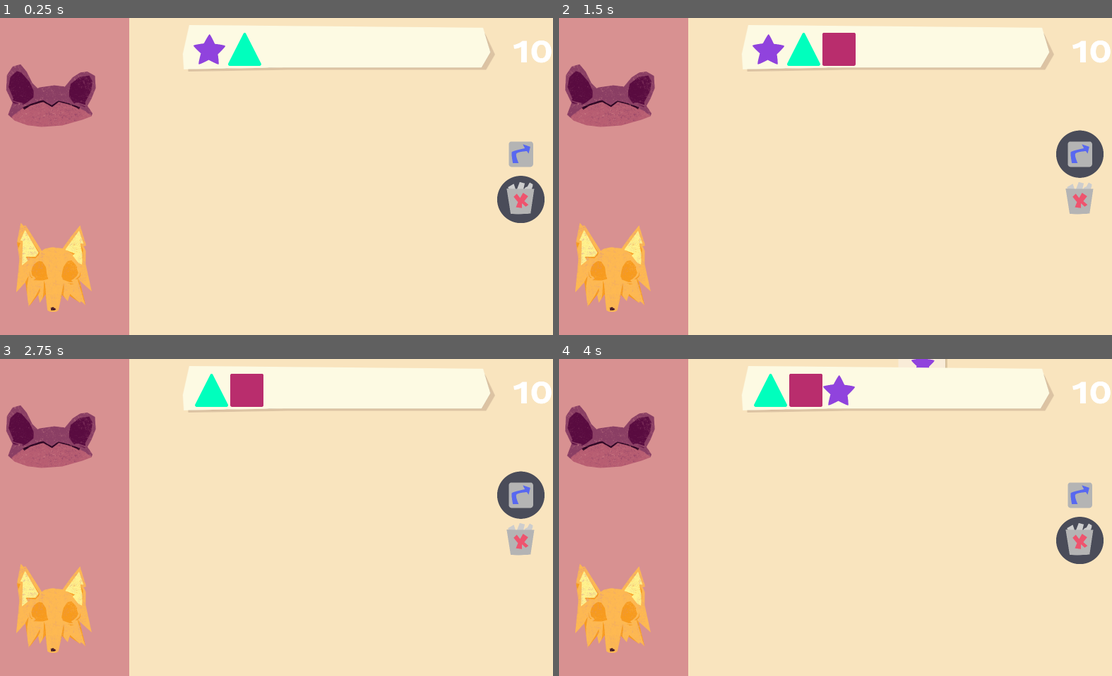
Above: before the commit, frames 1-4 (two rows, left to right).
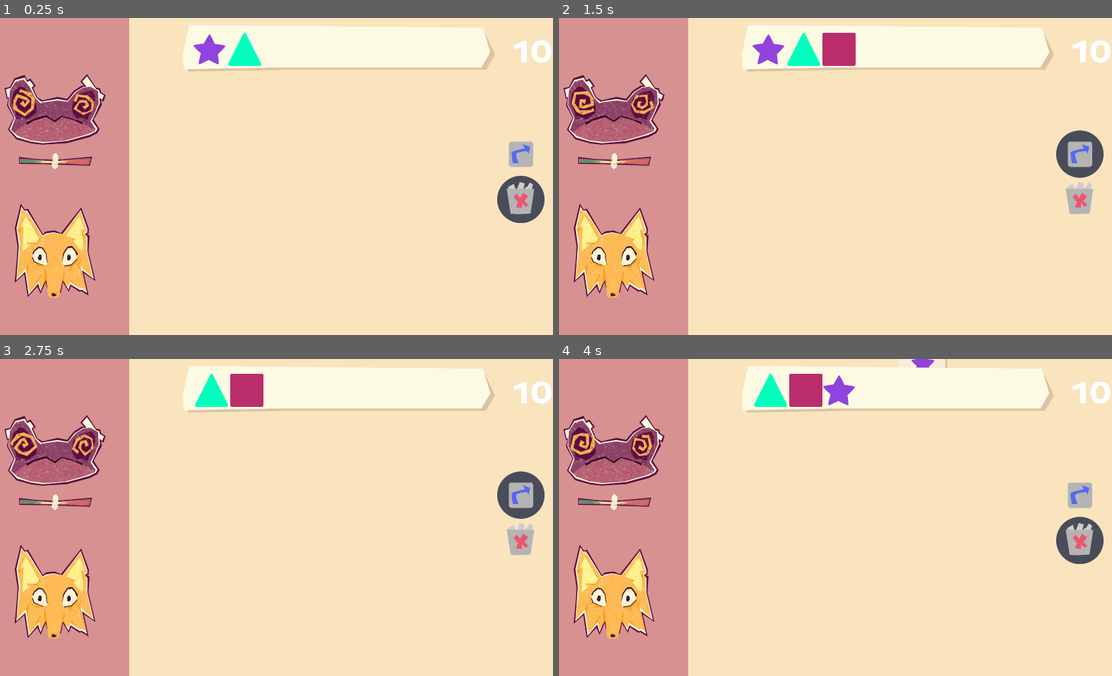
Above: after the commit, the same moments.

Repository: ColchadoM/Paparruchas
Game: Godot game, scene res://Escenas/Ambientes/ZonaJuego.tscn
The game is run twice, just before and just after one commit, with the same random seed, the same clock (stepped at 60 frames per second) and the same inputs. This scene is started directly instead of the project's main scene.
Inputs (mouse positions are in pixels of both pictures, inside the frame that each line leads up to):
- Up to frame 1 (0.25 s): no input
- Up to frame 2 (1.5 s): move the mouse to (951, 160) at 0.52 s; hold A (Add) 0.53-1.28 s; click (951, 160) at 0.67 s; move the mouse to (713, 192) at 1.27 s; tap Z (Change) at 1.35 s; click (713, 192) at 1.42 s
- Up to frame 3 (2.75 s): move the mouse to (326, 447) at 2.02 s; hold Q (Delete) from 2.03 s (still down); click (326, 447) at 2.17 s
- Up to frame 4 (4 s): move the mouse to (802, 580) at 2.77 s; release Q (Delete) at 2.78 s; tap A (Add) at 2.85 s; click (802, 580) at 2.92 s; move the mouse to (1001, 565) at 3.52 s; hold Z (Change) from 3.53 s (still down); click (1001, 565) at 3.67 s

The runs differ from the first frame. In frame 1, 5.6% of the frame differs, in the area x 0-20%, y 14-93%; in frame 2, 5.6%; in frame 3, 5.6%; in frame 4, 5.6%.

Commit message:
:sparkles: cosas nuevas y bonitas

Diff:
--- a/src/Codigos/Globales/Manager.gd
+++ b/src/Codigos/Globales/Manager.gd
@@ -4,7 +4,9 @@
 # Varialbes del juego
 var estadoJuegoActual = EstadoJuego.INACTIVO
 var enPausa:bool = false
-var empaparruchometro: int = 10;
+var maxEmpaparruchamiento:int = 20;
+var minEmpaparruchamiento:int = 0;
+var empaparruchometroActual: int = 10;
 var figurasVerdaderas: Array = [] #{'tipo':valorFigura, 'objeto': figura}
 var eliminandoNoticias: bool = true # si es false esta compartiendo
 
@@ -12,6 +14,7 @@
 signal s_desempaparruchar
 signal s_empaparruchar
 signal s_terminarNivel
+signal s_afueraPantalla(x)
 
 func _ready():
 	pause_mode = PAUSE_MODE_PROCESS
@@ -27,24 +30,24 @@
 
 func _process(delta):
 	if(estadoJuegoActual == EstadoJuego.EN_JUEGO):
-		if(empaparruchometro <= 0):
+		if(empaparruchometroActual <= minEmpaparruchamiento):
 			estadoJuegoActual = EstadoJuego.JUEGO_TERMINADO
 			get_tree().get_root().get_node("ZonaJuego/GameOver").show()
 			emit_signal("s_terminarNivel")
-		elif(empaparruchometro >= 20):
+		elif(empaparruchometroActual >= maxEmpaparruchamiento):
 			estadoJuegoActual = EstadoJuego.JUEGO_PERDIDO
 			get_tree().get_root().get_node("ZonaJuego/GameOver").show()
 			emit_signal("s_terminarNivel")
 
 func empaparruchar(cantidad=1):
-	Manager.empaparruchometro += cantidad
+	Manager.empaparruchometroActual += cantidad
 	emit_signal("s_desempaparruchar")
-	#print(Manager.empaparruchometro)
+	#print(Manager.empaparruchometroActual)
 
 func desempaparruchar(cantidad=1):
-	Manager.empaparruchometro -= cantidad
+	Manager.empaparruchometroActual -= cantidad
 	emit_signal("s_empaparruchar")
-	#print(Manager.empaparruchometro)
+	#print(Manager.empaparruchometroActual)
 
 func _on_Manager_s_empaparruchar():
 	pass # Replace with function body.
--- a/src/Codigos/Locales/Habitats/WikiGenerador.gd
+++ b/src/Codigos/Locales/Habitats/WikiGenerador.gd
@@ -2,11 +2,12 @@
 
 #Imports
 onready var wikiPaquete = preload("res://Escenas/Objetos/VentanaWiki.tscn")
+onready var wikiX = preload("res://Escenas/Objetos/WikiX.tscn")
 
 var generating:bool = false;
 
 func _ready():
-	pass
+	Manager.connect("s_afueraPantalla",self, "mmostarX")
 
 func _process(delta):
 	pass
@@ -26,3 +27,8 @@
 
 func _on_TimerInicio_timeout():
 	Manager.estadoJuegoActual = Manager.EstadoJuego.EN_JUEGO
+
+func mmostarX(x):
+	var newWikiX = wikiX.instance()
+	newWikiX.position = Vector2(x, get_viewport().size.y - 50)
+	add_child(newWikiX);
--- /dev/null
+++ b/src/Codigos/Locales/Objetos/Slider.gd
@@ -0,0 +1,25 @@
+extends Sprite
+
+var minX: int = -140
+var maxX: int = 140
+var actualPaparruchas = 0
+
+func _ready():
+	get_node("Nob").position.x = -actualPaparruchas
+	Manager.connect("s_desempaparruchar",self, "setPaparruchometro")
+	Manager.connect("s_empaparruchar",self, "setPaparruchometro")
+
+func porcentajeEmpaparruchado():
+	return (Manager.empaparruchometroActual * 100)/(Manager.maxEmpaparruchamiento - Manager.minEmpaparruchamiento)
+
+func setPaparruchometro():
+	var porcentaje:float = porcentajeEmpaparruchado() * 0.01
+	var tamanioBarra = abs(minX) + abs(maxX)
+	actualPaparruchas = maxX - (tamanioBarra * porcentaje)
+	#get_node("Nob").position.x = -actualPaparruchas
+
+	var tween = get_node("Tween")
+	tween.interpolate_property(get_node("Nob"), "position",
+			Vector2(get_node("Nob").position.x, get_node("Nob").position.y), Vector2(-actualPaparruchas, get_node("Nob").position.y), 0.2,
+			Tween.TRANS_LINEAR, Tween.EASE_IN_OUT)
+	tween.start()
--- a/src/Codigos/Locales/Objetos/TestText.gd
+++ b/src/Codigos/Locales/Objetos/TestText.gd
@@ -3,7 +3,7 @@
 func _ready():
 	Manager.connect("s_desempaparruchar",self, "updateText")
 	Manager.connect("s_empaparruchar",self, "updateText")
-	text = String(Manager.empaparruchometro)
+	text = String(Manager.empaparruchometroActual)
 
 func updateText():
-	text = String(Manager.empaparruchometro)
+	text = String(Manager.empaparruchometroActual)
--- a/src/Codigos/Locales/Habitats/VentanaWikis.gd
+++ b/src/Codigos/Locales/Objetos/VentanaWikis.gd
@@ -3,7 +3,8 @@
 onready var colision = $CollisionShape2D
 onready var sprite = $Sprite
 onready var audioClick = $AudioClick
-onready var audioDesempaparrucha = $AudioDesempaparrucha
+onready var clicBien = $ClicBien
+onready var clicMal = $ClicMal
 onready var tween = $Tween
 var valorFigura: int = -1
 var clickeada: bool = false
@@ -18,15 +19,17 @@
 			if(Helpers.existFigura(Manager.figurasVerdaderas, valorFigura)):
 				if(Manager.eliminandoNoticias):
 					Manager.empaparruchar()
+					clicMal.play()
 				else:
 					Manager.desempaparruchar()
-					audioDesempaparrucha.play()
+					clicBien.play()
 			else:
 				if(Manager.eliminandoNoticias):
 					Manager.desempaparruchar()
-					audioDesempaparrucha.play()
+					clicBien.play()
 				else:
 					Manager.empaparruchar()
+					clicMal.play()
 			closeAnimation()
 
 
@@ -52,7 +55,9 @@
 func _physics_process(delta):
 	position.y += speed * delta
 	if(position.y > get_viewport().size.y + get_node("Sprite").texture.get_height()):
+		Manager.emit_signal("s_afueraPantalla", position.x)
 		Manager.empaparruchar()
+		clicMal.play()
 		queue_free()
 
 
--- /dev/null
+++ b/src/Codigos/Locales/Objetos/wikiX.gd
@@ -0,0 +1,17 @@
+extends Sprite
+
+func _ready():
+	var tween = get_node("Tween")
+	tween.interpolate_property(self, "scale",
+			Vector2(0, 0), Vector2(0.5, 0.5), 0.2,
+			Tween.TRANS_LINEAR , Tween.EASE_IN)
+	tween.start()
+	get_node("Timer").start()
+
+
+func _on_Timer_timeout():
+	var tween = get_node("Tween")
+	tween.interpolate_property(self, "scale",
+			Vector2(0.5, 0.5), Vector2(0, 0), 0.2,
+			Tween.TRANS_BACK , Tween.EASE_IN)
+	tween.start()
--- a/src/Codigos/Locales/Personajes/Personaje.gd
+++ b/src/Codigos/Locales/Personajes/Personaje.gd
@@ -1,14 +1,22 @@
 extends Node2D
-
-onready var e1 = $E1
-onready var e2 = $E2
 
 var empaparruchado: bool;
 var velEmpaparruchado: float = 2
 
 func _ready():
-	pass # Replace with function body.
+	Manager.connect("s_desempaparruchar",self, "actualizar")
+	Manager.connect("s_empaparruchar",self, "actualizar")
 
 func _process(delta):
-	e1.rotate(delta * velEmpaparruchado)
-	e2.rotate(delta * velEmpaparruchado)
+	get_node("Empaparruchado/Randal01").rotate(delta * velEmpaparruchado)
+	get_node("Empaparruchado/Randal02").rotate(delta * velEmpaparruchado)
+
+func actualizar():
+	if(Manager.empaparruchometroActual >= Manager.maxEmpaparruchamiento-1):
+		get_node("Bruma").show()
+		var tween = get_node("Tween")
+		tween.interpolate_property(get_node("Bruma"), "scale",
+			0, 1, 10, Tween.TRANS_LINEAR, Tween.EASE_IN_OUT)
+		tween.start()
+	else:
+		get_node("Bruma").hide()
--- a/src/Escenas/Ambientes/Escena_textos.tscn
+++ b/src/Escenas/Ambientes/Escena_textos.tscn
@@ -102,15 +102,15 @@
 
 [node name="Contenedor_fondo" type="HBoxContainer" parent="Contenedor_fondo_texto"]
 margin_left = 220.0
-margin_top = 150.0
+margin_top = 112.0
 margin_right = 2340.0
-margin_bottom = 350.0
+margin_bottom = 387.0
 rect_min_size = Vector2( 2120, 100 )
 size_flags_vertical = 4
 
 [node name="Texto_cuadro" type="RichTextLabel" parent="Contenedor_fondo_texto/Contenedor_fondo"]
 margin_right = 1980.0
-margin_bottom = 200.0
+margin_bottom = 275.0
 rect_min_size = Vector2( 1980, 200 )
 rect_clip_content = false
 size_flags_vertical = 4
@@ -123,15 +123,15 @@
 [node name="Contenedor_boton" type="CenterContainer" parent="Contenedor_fondo_texto/Contenedor_fondo"]
 margin_left = 1984.0
 margin_right = 2120.0
-margin_bottom = 200.0
+margin_bottom = 275.0
 size_flags_horizontal = 3
 size_flags_vertical = 3
 
 [node name="Boton_siguiente" type="Button" parent="Contenedor_fondo_texto/Contenedor_fondo/Contenedor_boton"]
 margin_left = 8.0
-margin_top = 40.0
+margin_top = 77.0
 margin_right = 128.0
-margin_bottom = 160.0
+margin_bottom = 197.0
 rect_min_size = Vector2( 120, 120 )
 size_flags_horizontal = 3
 size_flags_vertical = 3
--- a/src/Escenas/Ambientes/Intro_Paparruchas.tscn
+++ b/src/Escenas/Ambientes/Intro_Paparruchas.tscn
@@ -54,7 +54,7 @@
 
 [node name="definicion" type="RichTextLabel" parent="HSeparator"]
 margin_right = 2560.0
-margin_bottom = 95.0
+margin_bottom = 126.0
 size_flags_horizontal = 3
 size_flags_vertical = 3
 custom_fonts/normal_font = ExtResource( 2 )
@@ -67,14 +67,14 @@
 }
 
 [node name="CenterContainer" type="CenterContainer" parent="HSeparator"]
-margin_top = 99.0
+margin_top = 130.0
 margin_right = 2560.0
 margin_bottom = 410.0
 
 [node name="Jugar" type="Button" parent="HSeparator/CenterContainer"]
 margin_left = 1024.0
 margin_right = 1536.0
-margin_bottom = 311.0
+margin_bottom = 280.0
 rect_min_size = Vector2( 512, 250 )
 size_flags_horizontal = 0
 size_flags_vertical = 0
--- a/src/Escenas/Ambientes/ZonaJuego.tscn
+++ b/src/Escenas/Ambientes/ZonaJuego.tscn
@@ -1,11 +1,10 @@
-[gd_scene load_steps=9 format=2]
+[gd_scene load_steps=8 format=2]
 
 [ext_resource path="res://Escenas/Habitats/WikiGenerador.tscn" type="PackedScene" id=1]
 [ext_resource path="res://Escenas/Habitats/GUI.tscn" type="PackedScene" id=2]
 [ext_resource path="res://Recursos/Visuales/Interfaz/unknown.png" type="Texture" id=3]
 [ext_resource path="res://Escenas/Habitats/Personajes.tscn" type="PackedScene" id=4]
 [ext_resource path="res://Recursos/Textos/Fuentes/Bebas.tres" type="DynamicFont" id=5]
-[ext_resource path="res://Codigos/Locales/Interfaz/FondoIzqResponsivo.gd" type="Script" id=7]
 [ext_resource path="res://Escenas/Habitats/AccionesJuego.tscn" type="PackedScene" id=8]
 
 [sub_resource type="Theme" id=1]
@@ -24,15 +23,6 @@
 anchor_right = 1.0
 anchor_bottom = 1.0
 color = Color( 0.976471, 0.894118, 0.745098, 1 )
-__meta__ = {
-"_edit_use_anchors_": false
-}
-
-[node name="Izquierda" type="ColorRect" parent="Fondo"]
-anchor_bottom = 1.0
-margin_right = 600.0
-color = Color( 0.847059, 0.568627, 0.568627, 1 )
-script = ExtResource( 7 )
 __meta__ = {
 "_edit_use_anchors_": false
 }
--- a/src/Escenas/Habitats/Personajes.tscn
+++ b/src/Escenas/Habitats/Personajes.tscn
@@ -1,14 +1,87 @@
-[gd_scene load_steps=3 format=2]
+[gd_scene load_steps=15 format=2]
 
 [ext_resource path="res://Recursos/Visuales/Sprites/Cabezas/Randal.png" type="Texture" id=1]
 [ext_resource path="res://Recursos/Visuales/Sprites/Cabezas/Alex.png" type="Texture" id=2]
+[ext_resource path="res://Codigos/Locales/Personajes/Personaje.gd" type="Script" id=3]
+[ext_resource path="res://Codigos/Locales/Interfaz/FondoIzqResponsivo.gd" type="Script" id=4]
+[ext_resource path="res://Recursos/Visuales/Sprites/Empaparruchados/Randal02.png" type="Texture" id=5]
+[ext_resource path="res://Recursos/Visuales/Sprites/Pupilas/Alex.png" type="Texture" id=6]
+[ext_resource path="res://Recursos/Visuales/Sprites/Empaparruchados/Randal01.png" type="Texture" id=7]
+[ext_resource path="res://Recursos/Visuales/Sprites/Ojos/Alex.png" type="Texture" id=8]
+[ext_resource path="res://Codigos/Locales/Objetos/Slider.gd" type="Script" id=9]
+[ext_resource path="res://Recursos/Visuales/Sprites/Empaparruchados/Bruma.PNG" type="Texture" id=10]
+[ext_resource path="res://Recursos/Visuales/Sprites/Empaparruchados/Nob.PNG" type="Texture" id=11]
+[ext_resource path="res://Recursos/Visuales/Sprites/Empaparruchados/Slider.PNG" type="Texture" id=12]
+[ext_resource path="res://Recursos/Visuales/Sprites/Cabezas/AtrasAlex.PNG" type="Texture" id=13]
+[ext_resource path="res://Recursos/Visuales/Sprites/Cabezas/AtrasRandal.PNG" type="Texture" id=14]
 
-[node name="Personajes" type="Node2D"]
+[node name="Personajes" type="Control"]
+__meta__ = {
+"_edit_use_anchors_": false
+}
 
-[node name="Randal" type="Sprite" parent="."]
-position = Vector2( 286.55, 351.228 )
+[node name="Izquierda" type="ColorRect" parent="."]
+margin_right = 600.0
+margin_bottom = 1440.0
+color = Color( 0.847059, 0.568627, 0.568627, 1 )
+script = ExtResource( 4 )
+__meta__ = {
+"_edit_use_anchors_": false
+}
+
+[node name="Randal" type="Sprite" parent="Izquierda"]
+position = Vector2( 300, 420 )
+z_index = 1
 texture = ExtResource( 1 )
+script = ExtResource( 3 )
 
-[node name="Alex" type="Sprite" parent="."]
-position = Vector2( 296.688, 1132.22 )
+[node name="Bruma" type="Sprite" parent="Izquierda/Randal"]
+visible = false
+position = Vector2( 3.9277, -149.418 )
+texture = ExtResource( 10 )
+
+[node name="Empaparruchado" type="Node2D" parent="Izquierda/Randal"]
+
+[node name="Randal01" type="Sprite" parent="Izquierda/Randal/Empaparruchado"]
+position = Vector2( -136.341, -35.191 )
+texture = ExtResource( 7 )
+
+[node name="Randal02" type="Sprite" parent="Izquierda/Randal/Empaparruchado"]
+position = Vector2( 132.119, -28.2504 )
+texture = ExtResource( 5 )
+
+[node name="AtrasRandal" type="Sprite" parent="Izquierda/Randal"]
+position = Vector2( -0.72226, -3.64148 )
+z_as_relative = false
+texture = ExtResource( 14 )
+
+[node name="Tween" type="Tween" parent="Izquierda/Randal"]
+
+[node name="Alex" type="Sprite" parent="Izquierda"]
+position = Vector2( 300, 1068 )
+z_index = 1
 texture = ExtResource( 2 )
+
+[node name="Ojos" type="Sprite" parent="Izquierda/Alex"]
+position = Vector2( 3.36359, 12.6134 )
+texture = ExtResource( 8 )
+
+[node name="Pupilas" type="Sprite" parent="Izquierda/Alex/Ojos"]
+position = Vector2( -5.88626, 8.40894 )
+texture = ExtResource( 6 )
+
+[node name="AtrasAlex" type="Sprite" parent="Izquierda/Alex"]
+position = Vector2( 1, -14 )
+scale = Vector2( 1.05, 1.05 )
+z_as_relative = false
+texture = ExtResource( 13 )
+
+[node name="Slider" type="Sprite" parent="Izquierda"]
+position = Vector2( 302.21, 649.812 )
+texture = ExtResource( 12 )
+script = ExtResource( 9 )
+
+[node name="Nob" type="Sprite" parent="Izquierda/Slider"]
+texture = ExtResource( 11 )
+
+[node name="Tween" type="Tween" parent="Izquierda/Slider"]
--- a/src/Escenas/Objetos/VentanaWiki.tscn
+++ b/src/Escenas/Objetos/VentanaWiki.tscn
@@ -1,10 +1,11 @@
-[gd_scene load_steps=7 format=2]
+[gd_scene load_steps=8 format=2]
 
 [ext_resource path="res://Recursos/Visuales/Interfaz/Wiki.png" type="Texture" id=1]
-[ext_resource path="res://Codigos/Locales/Habitats/VentanaWikis.gd" type="Script" id=2]
+[ext_resource path="res://Codigos/Locales/Objetos/VentanaWikis.gd" type="Script" id=2]
 [ext_resource path="res://Recursos/Visuales/Sprites/Figuras/Cuadro.png" type="Texture" id=3]
-[ext_resource path="res://Recursos/Sonoros/Incidentales/Click.mp3" type="AudioStream" id=4]
-[ext_resource path="res://Recursos/Sonoros/Incidentales/desempaparruchado.mp3" type="AudioStream" id=5]
+[ext_resource path="res://Recursos/Sonoros/Incidentales/clicBien.wav" type="AudioStream" id=4]
+[ext_resource path="res://Recursos/Sonoros/Incidentales/clic.wav" type="AudioStream" id=5]
+[ext_resource path="res://Recursos/Sonoros/Incidentales/clicMal.wav" type="AudioStream" id=6]
 
 [sub_resource type="RectangleShape2D" id=1]
 extents = Vector2( 97.1728, 110.036 )
@@ -32,13 +33,17 @@
 shape = SubResource( 1 )
 
 [node name="AudioClick" type="AudioStreamPlayer" parent="."]
-stream = ExtResource( 4 )
+stream = ExtResource( 5 )
 volume_db = -35.0
 
 [node name="Tween" type="Tween" parent="."]
 
-[node name="AudioDesempaparrucha" type="AudioStreamPlayer" parent="."]
-stream = ExtResource( 5 )
+[node name="ClicBien" type="AudioStreamPlayer" parent="."]
+stream = ExtResource( 4 )
+volume_db = -30.0
+
+[node name="ClicMal" type="AudioStreamPlayer" parent="."]
+stream = ExtResource( 6 )
 volume_db = -30.0
 
 [connection signal="tween_completed" from="Tween" to="." method="_on_Tween_tween_completed"]
--- /dev/null
+++ b/src/Escenas/Objetos/WikiX.tscn
@@ -0,0 +1,18 @@
+[gd_scene load_steps=3 format=2]
+
+[ext_resource path="res://Codigos/Locales/Objetos/wikiX.gd" type="Script" id=1]
+[ext_resource path="res://Recursos/Visuales/Interfaz/x.png" type="Texture" id=2]
+
+[node name="x" type="Sprite"]
+position = Vector2( 906.872, 235.522 )
+scale = Vector2( 0.5, 0.5 )
+texture = ExtResource( 2 )
+script = ExtResource( 1 )
+
+[node name="Tween" type="Tween" parent="."]
+
+[node name="Timer" type="Timer" parent="."]
+wait_time = 0.9
+one_shot = true
+
+[connection signal="timeout" from="Timer" to="." method="_on_Timer_timeout"]
Not shown, removed: src/Recursos/Sonoros/Incidentales/Click.mp3.import
Not shown, added: src/Recursos/Sonoros/Incidentales/boton.wav.import
Not shown, added: src/Recursos/Sonoros/Incidentales/clic.wav.import
Not shown, added: src/Recursos/Sonoros/Incidentales/clicBien.wav.import
Not shown, added: src/Recursos/Sonoros/Incidentales/clicMal.wav.import
Not shown, removed: src/Recursos/Sonoros/Incidentales/desempaparruchado.mp3.import
Binary file added: src/Recursos/Visuales/Interfaz/x.png
Not shown, added: src/Recursos/Visuales/Interfaz/x.png.import
Binary file added: src/Recursos/Visuales/Sprites/Cabezas/AtrasAlex.PNG
Not shown, added: src/Recursos/Visuales/Sprites/Cabezas/AtrasAlex.PNG.import
Binary file added: src/Recursos/Visuales/Sprites/Cabezas/AtrasRandal.PNG
Not shown, added: src/Recursos/Visuales/Sprites/Cabezas/AtrasRandal.PNG.import
(and 20 more such lines)
